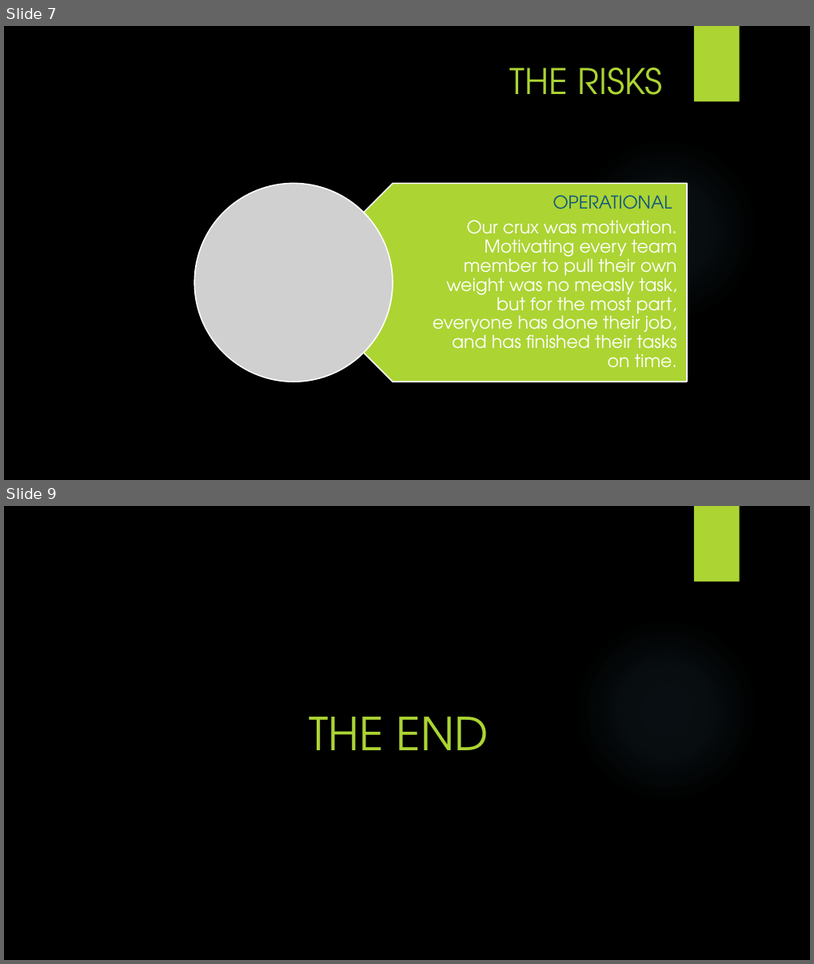
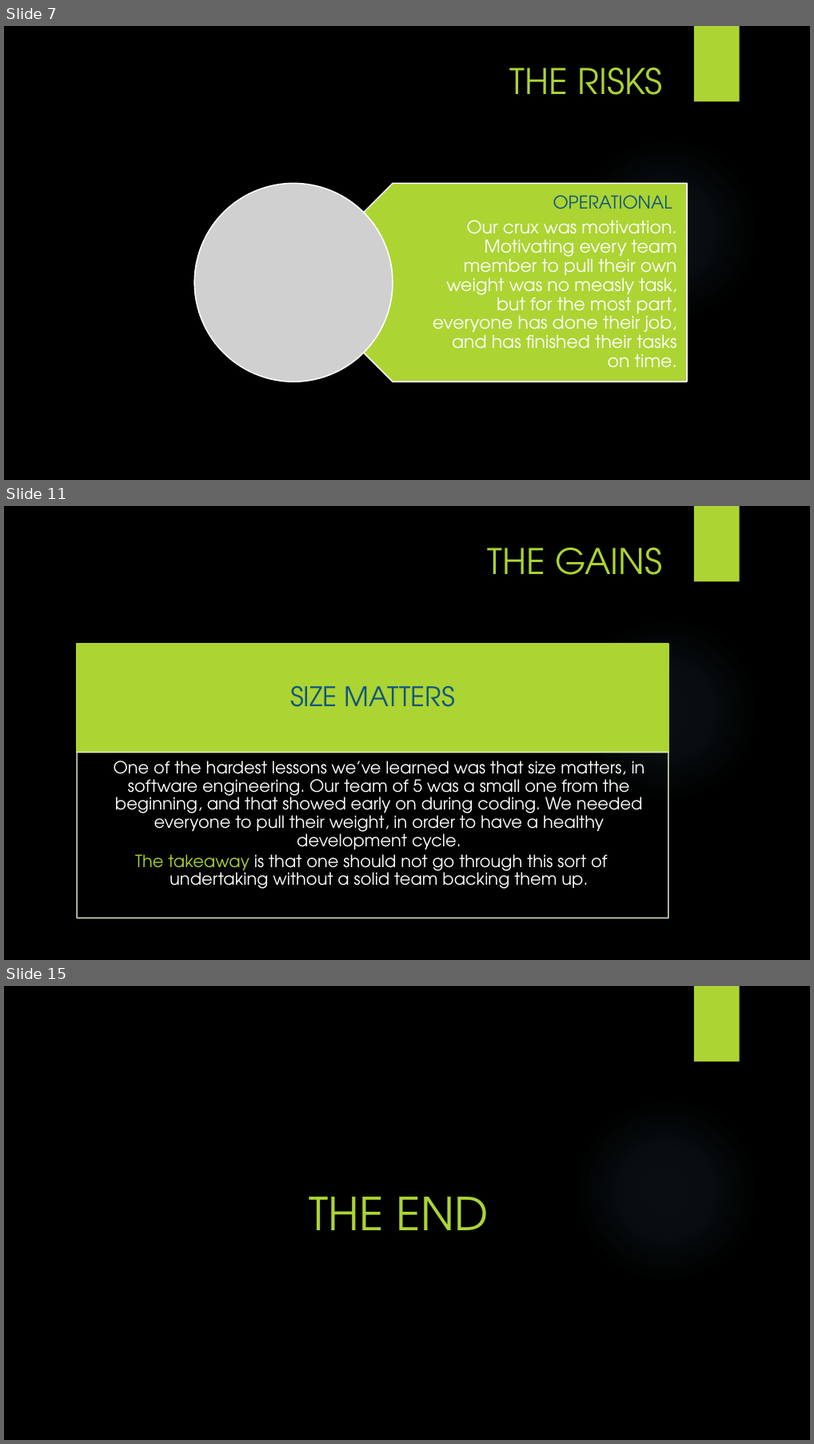
Before and after one commit to paladin952/cwmd, a slide deck: docs/documentation/CWMS.pptx. Shown one above the other, each under a label of ours: slides 7 and 9 before the commit, slides 7, 11 and 15 after it; the slides between them are not shown. The pictures are 814x964 and 814x1444 pixels, drawn with LibreOffice and Linux fonts; fonts in the diff are those of the drawing; grey boxes stand for pictures; background and template pictures are left out. Boxes give left, top, right and bottom in pixels: in the first picture for what was removed or moved away, otherwise in the second. Text is boxed around its words. In the diff, an @@ line names an element or a change of style, - is before the commit and + after.

```diff
--- a/docs/documentation/CWMS.pptx
+++ b/docs/documentation/CWMS.pptx
@@ slide 11 added at (x1=4, y1=506, x2=810, y2=960), background picture (left out); not listed: 2 template elements that a slide beside it also shows @@
@@ title added at (x1=488, y1=548, x2=663, y2=575), 42 pt, text #ACD433 @@
+THE GAINS
@@ group added at (x1=77, y1=644, x2=669, y2=918): 2 rectangles, 2 texts @@
+SIZE MATTERS
+  One of the hardest lessons we’ve learned was that size matters, in software engineering. Our team of 5 was a small one from the beginning, and that showed early on during coding. We needed everyone to pull their weight, in order to have a healthy development cycle.
+  The takeaway is that one should not go through this sort of undertaking without a solid team backing them up.
@@ what was slide 9 is now slide 15 @@
```
Also in this commit, not shown: 1 slide changed, 5 other slides added.
